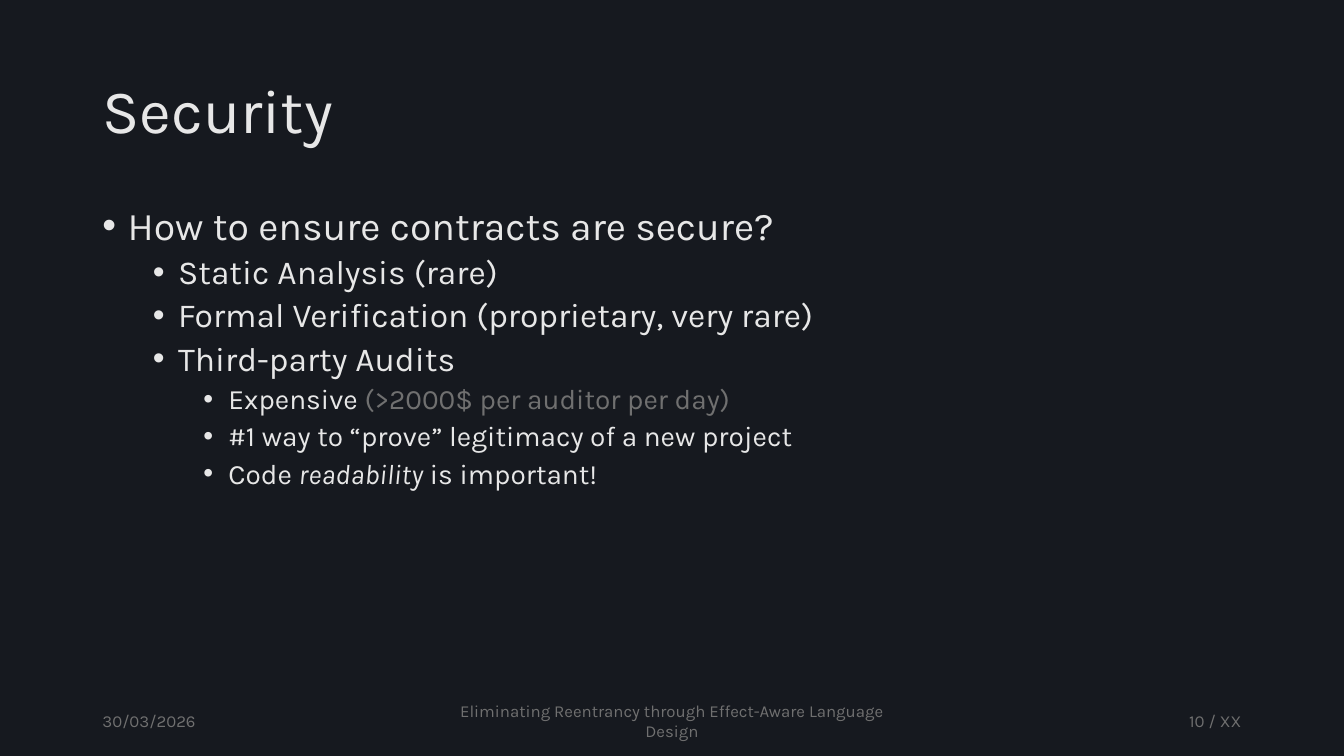
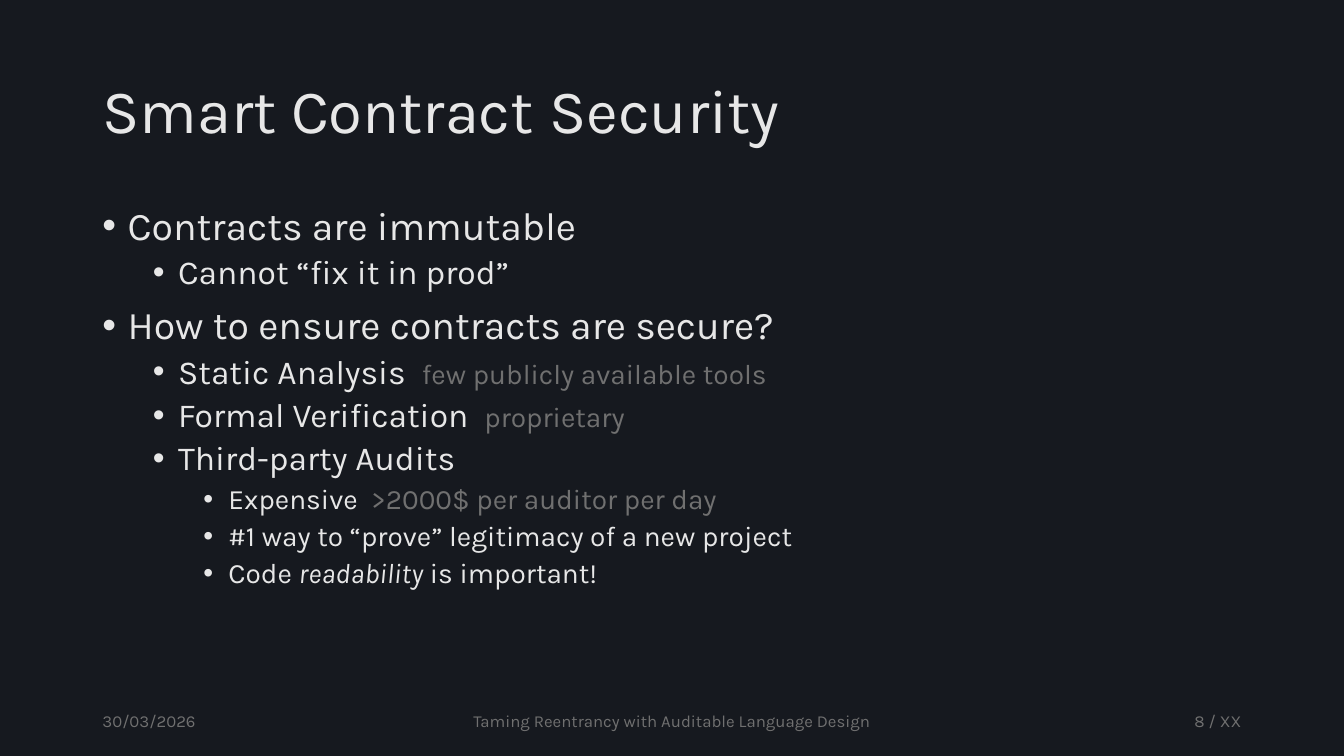
Before and after one commit to tzann/thesis, a slide deck: slide 8 of doc/presentation/Thesis.pptx (slide 10 before the commit). Drawn at 1344x756 pixels with LibreOffice and Linux fonts; fonts in the diff are those of the drawing. Boxes give left, top, right and bottom in pixels: in the first picture for what was removed or moved away, otherwise in the second. Text is boxed around its words. In the diff, an @@ line names an element or a change of style, - is before the commit and + after.

```diff
--- a/doc/presentation/Thesis.pptx
+++ b/doc/presentation/Thesis.pptx
@@ title at [102, 90, 779, 148]: text changed @@
-Security
+Smart Contract Security
@@ text at [128, 213, 576, 292]: paragraphs added @@
+• Contracts are immutable
+  • Cannot “fix it in prod”
@@ text at [178, 361, 767, 434]: text changed; size 24 to 20 pt; text colour #E7E7E7 to #707070 @@
-  • Static Analysis (rare)
-  • Formal Verification (proprietary, very rare)
+  • Static Analysis few publicly available tools
+  • Formal Verification proprietary
@@ text at [228, 489, 716, 516]: text changed @@
-    • Expensive (>2000$ per auditor per day)
+    • Expensive >2000$ per auditor per day
@@ text at [473, 715, 870, 731]: text changed @@
-Eliminating Reentrancy through Effect-Aware Language Design
+Taming Reentrancy with Auditable Language Design
@@ page number at [1194, 716, 1242, 727]: text changed @@
-10 / XX
+8 / XX
```
Also in this commit, not shown: 43 other slides changed, 12 slides added, 11 slides removed, 9 other files.
